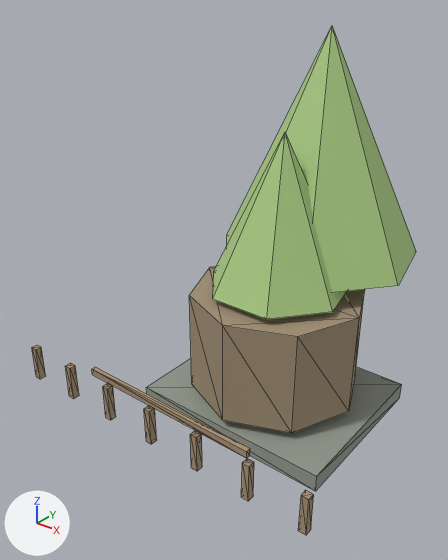
A saved change to the glTF model assets/models/grove/grove_moss_nursery.glb.
Rendered twice from a camera (50 mm lens) standing at (34.4, -52.8, 47.7) and looking at (-4.4, -4.4, 17.7). The lights are fixed; the arrows at lower left show +X, +Y and +Z. The first picture is the older version. Mesh edges are drawn as thin lines. Vertices at exactly the same position are counted once.

Names of what the first picture shows: 'grove_moss_nursery'.
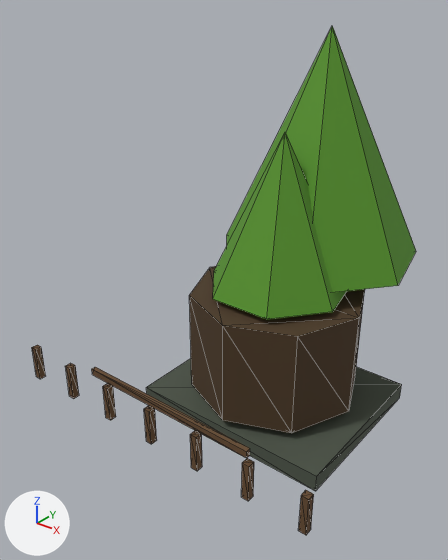
Location of each change, [x1, y1, x2, y2] in pixels of the pictures (448 x 560 px):
part 1 of me_cube, recoloured (darker): [32, 266, 402, 535] in both
part 2 of me_cube, recoloured (darker): [213, 26, 416, 319] in both

The change, as a list of edits to the scene's bpy script:
```text
Change me_cube:
    where me_cube.from_pydata(...)  # 104 vertices, 160 faces; spans x -20.4..16.4, y -19.4..20.0, z 1.0..43.4
    used by ob_grove_moss_nursery; location = (0.0, 0.0, 0.0)
    me_cube part 1: 136 faces centred in x -20.4..16.4, y -19.4..10.0, z 1.0..16.0 are repainted in the vertex colours; the middle colour goes from beige #aa9376 to brown #664a2e
    me_cube part 2: 24 faces centred in x -7.0..8.8, y -5.5..17.0, z 16.8..26.6 are repainted in the vertex colours; the middle colour goes from green #adce86 to green #579429
```
